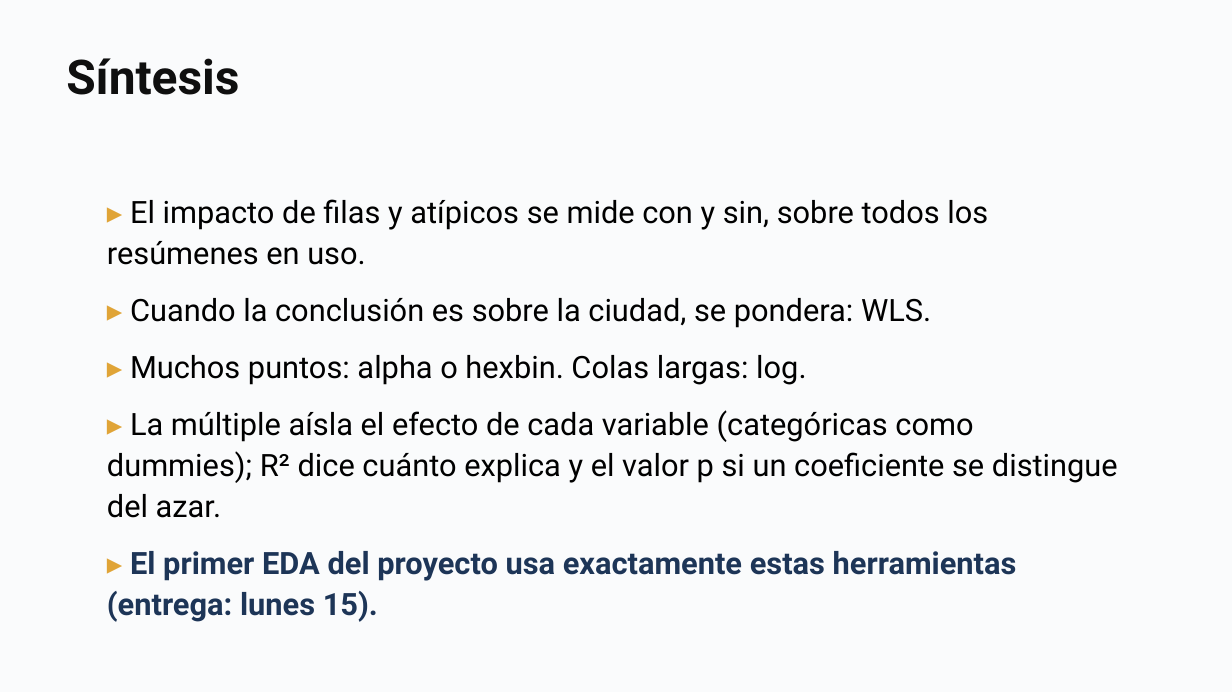
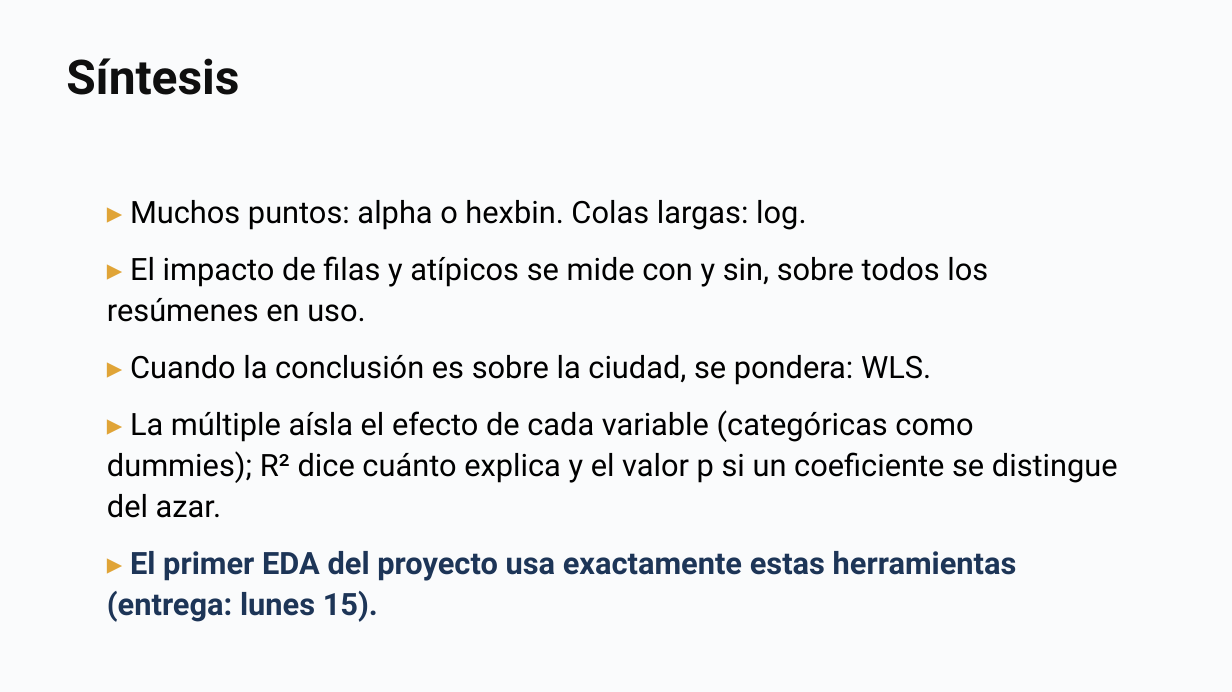
Before and after one commit to daniopitz/diplomado-cdd, a slide deck: slide 36 of presentaciones/clase04_regresion_multiple.pptx. Drawn at 1232x692 pixels with LibreOffice and Linux fonts; fonts in the diff are those of the drawing. Boxes give left, top, right and bottom in pixels: in the first picture for what was removed or moved away, otherwise in the second. Text is boxed around its words. In the diff, an @@ line names an element or a change of style, - is before the commit and + after.

```diff
--- a/presentaciones/clase04_regresion_multiple.pptx
+++ b/presentaciones/clase04_regresion_multiple.pptx
@@ text at [130,200,806,230]: paragraph added @@
+▸ Muchos puntos: alpha o hexbin. Colas largas: log.
@@ text at [130,355,806,385]: paragraph removed @@
-▸ Muchos puntos: alpha o hexbin. Colas largas: log.
```
Also in this commit, not shown: 1 other slide changed, 1 other file.
